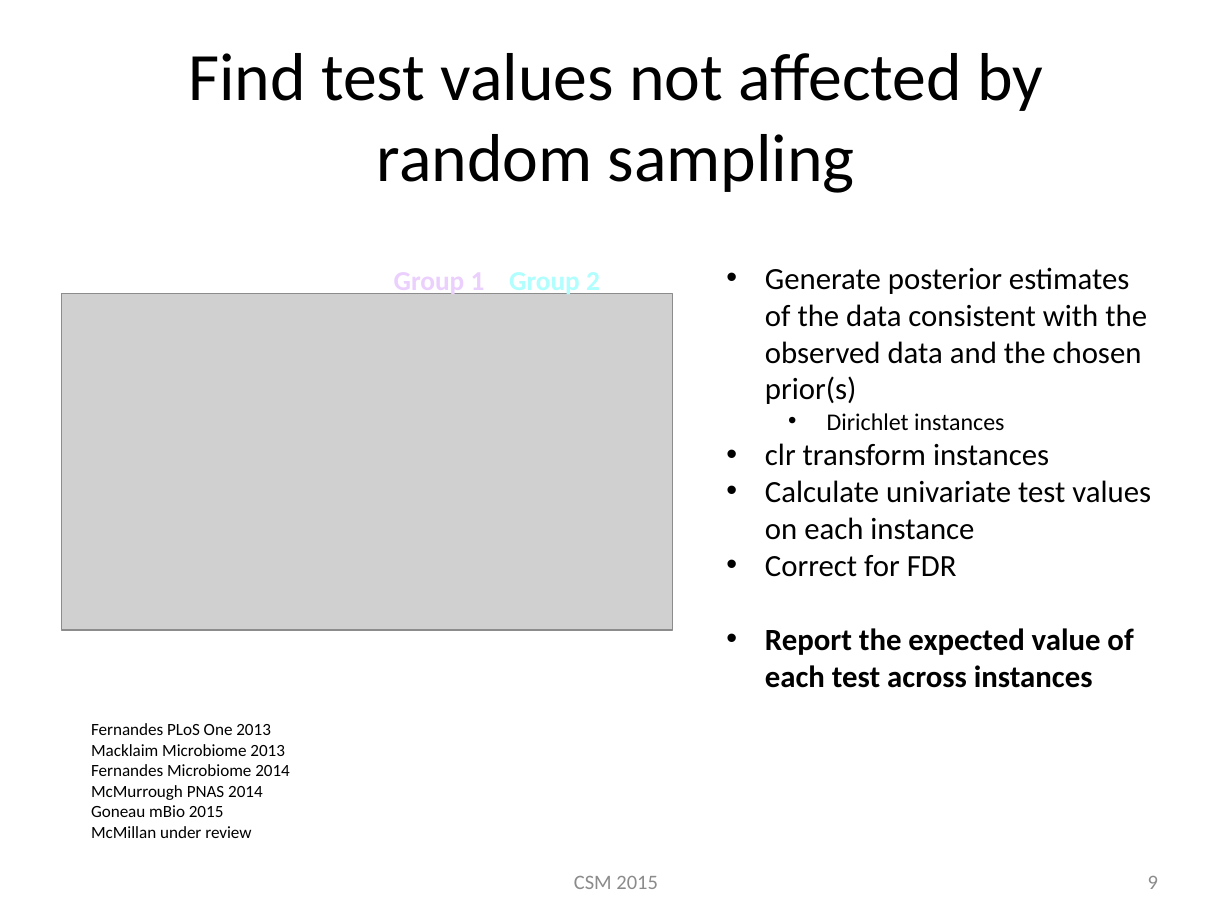
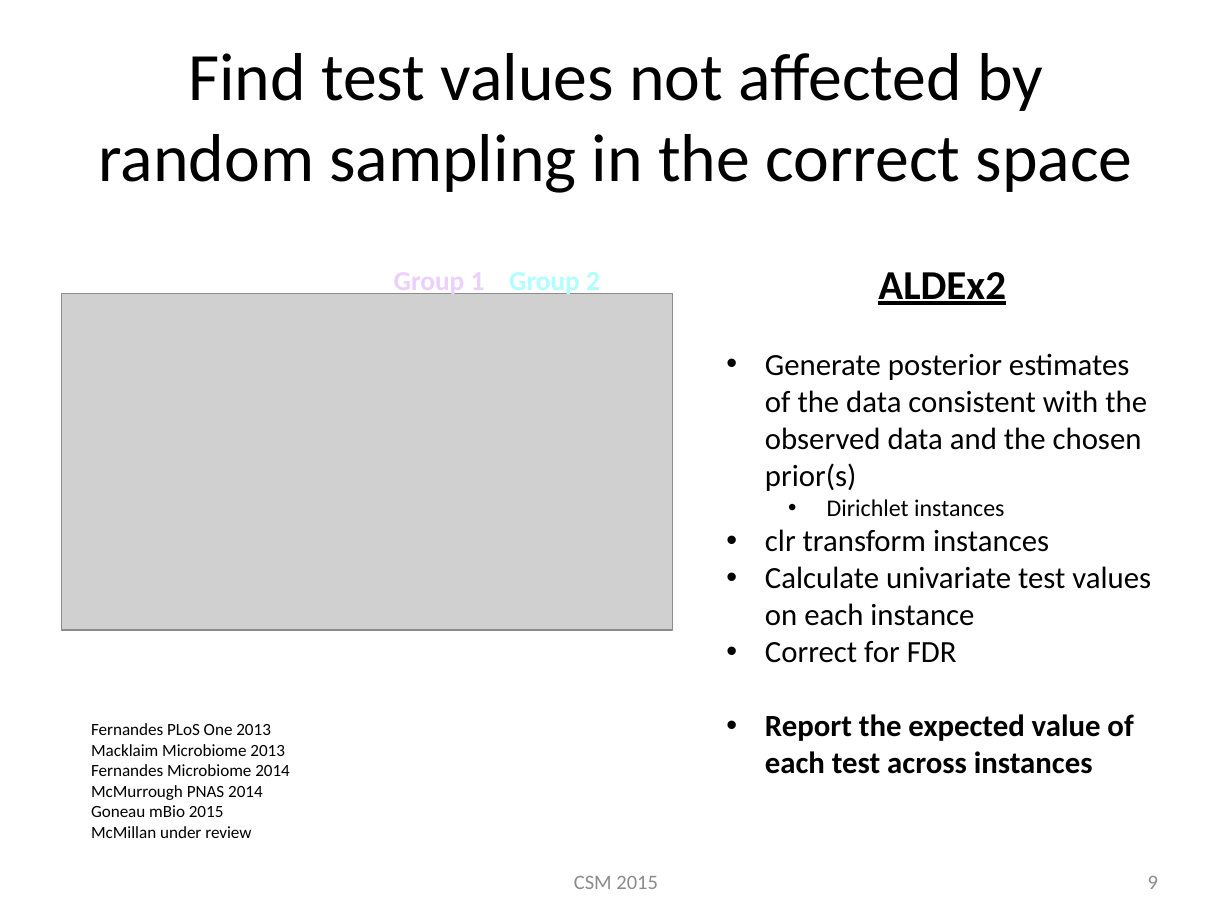
Before and after one commit to ggloor/compositions, a slide deck: slide 9 of CSM_2015_r.pptx. Drawn at 1232x924 pixels with LibreOffice and Linux fonts; fonts in the diff are those of the drawing; grey boxes stand for pictures. Boxes give left, top, right and bottom in pixels: in the first picture for what was removed or moved away, otherwise in the second. Text is boxed around its words. In the diff, an @@ line names an element or a change of style, - is before the commit and + after.

```diff
--- a/CSM_2015_r.pptx
+++ b/CSM_2015_r.pptx
@@ title at <box>99,53,1133,193</box>: text changed @@
-Find test values not affected by random sampling
+Find test values not affected by random sampling in the correct space
@@ text at <box>878,272,1006,305</box>: paragraph added @@
+ALDEx2
```
Also in this commit, not shown: 2 other slides changed, 2 slides added, 1 slide removed.
